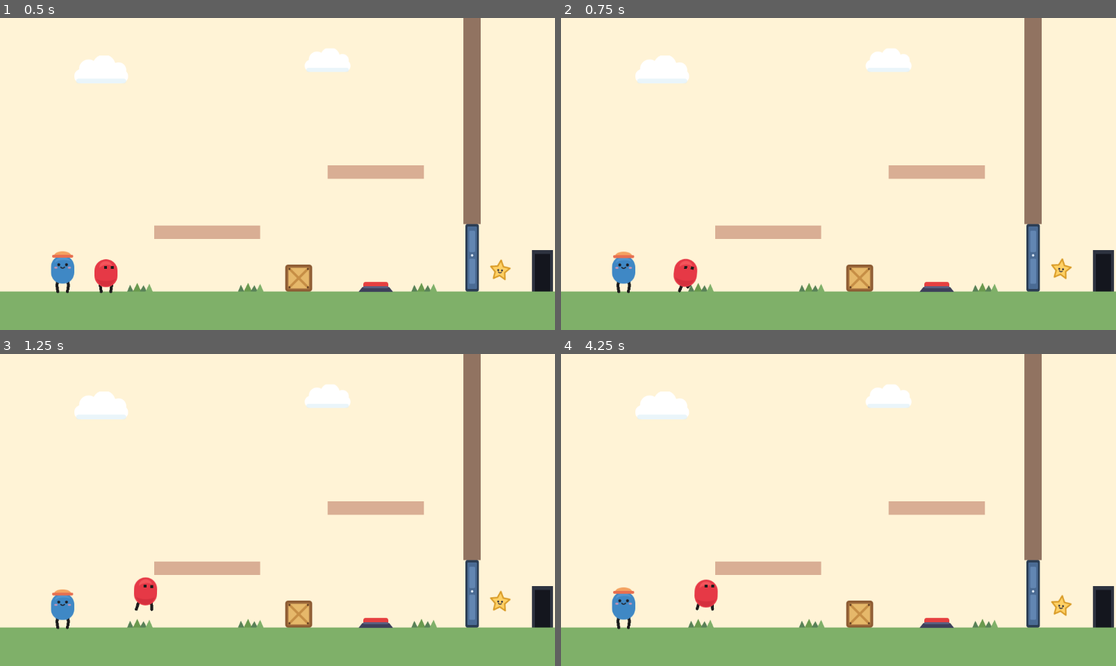
Above: before the commit, frames 1-4 (two rows, left to right).
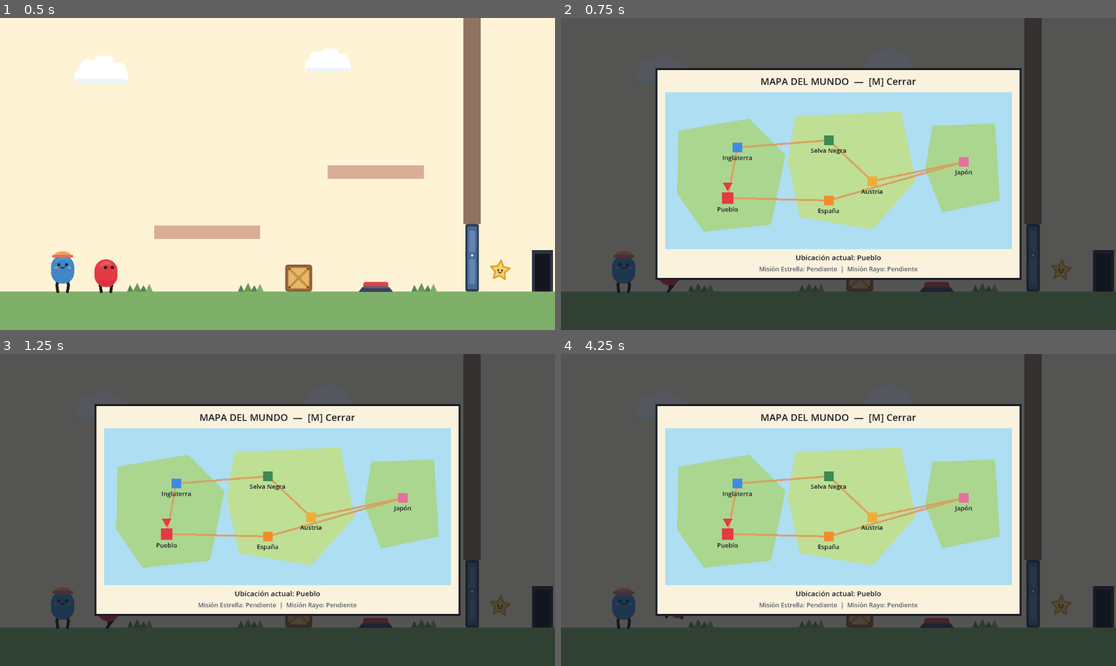
Above: after the commit, the same moments.

Repository: jberrozpe/PikuClon
Game: Godot game, scene res://escenas/nivel_prueba.tscn
The game is run twice, just before and just after one commit, with the same random seed, the same clock (stepped at 60 frames per second) and the same inputs.
Inputs:
- Up to frame 1 (0.5 s): no input
- Up to frame 2 (0.75 s): tap Enter at 0.5 s; hold D (mover_derecha) from 0.53 s (still down); tap M at 0.6 s
- Up to frame 3 (1.25 s): keep holding D (mover_derecha); tap W (saltar) at 0.77 s
- Up to frame 4 (4.25 s): tap S (agacharse) at 1.35 s; tap W (saltar) at 1.52, 3.02, 3.77 s; tap M at 1.55, 2.3, 2.85, 3.8 s; release D (mover_derecha) at 2.03 s; hold A (mover_izquierda) 2.03-2.78 s; tap E (patada) at 2.1 s; hold D (mover_derecha) from 2.78 s (still down); tap R at 3.6 s

Frame 1 is identical in both runs. In frame 2, 89% of the frame differs, in the area x 0-100%, y 0-100%; in frame 3, 89%; in frame 4, 89%.

Commit message:
Fase 9: añadir Camera2D con límites, nubes saltarinas móviles y MapaUI con tecla M

Diff:
--- /dev/null
+++ b/PikuClon/escenas/mapa_ui.tscn
@@ -0,0 +1,262 @@
+[gd_scene load_steps=2 format=3]
+
+[ext_resource type="Script" path="res://scripts/mapa_ui.gd" id="1_mapa"]
+
+[node name="MapaUI" type="CanvasLayer"]
+layer = 20
+script = ExtResource("1_mapa")
+
+[node name="Contenedor" type="Control" parent="."]
+layout_mode = 3
+anchors_preset = 15
+anchor_right = 1.0
+anchor_bottom = 1.0
+grow_horizontal = 2
+grow_vertical = 2
+
+[node name="FondoOscuro" type="ColorRect" parent="Contenedor"]
+layout_mode = 1
+anchors_preset = 15
+anchor_right = 1.0
+anchor_bottom = 1.0
+grow_horizontal = 2
+grow_vertical = 2
+color = Color(0.0705882, 0.0862745, 0.121569, 0.72)
+
+[node name="Panel" type="Control" parent="Contenedor"]
+layout_mode = 1
+anchors_preset = 8
+anchor_left = 0.5
+anchor_top = 0.5
+anchor_right = 0.5
+anchor_bottom = 0.5
+offset_left = -380.0
+offset_top = -220.0
+offset_right = 380.0
+offset_bottom = 220.0
+grow_horizontal = 2
+grow_vertical = 2
+
+[node name="Borde" type="ColorRect" parent="Contenedor/Panel"]
+layout_mode = 1
+anchors_preset = 15
+anchor_right = 1.0
+anchor_bottom = 1.0
+grow_horizontal = 2
+grow_vertical = 2
+color = Color(0.113725, 0.117647, 0.14902, 1)
+
+[node name="Fondo" type="ColorRect" parent="Contenedor/Panel"]
+layout_mode = 1
+anchors_preset = 15
+anchor_right = 1.0
+anchor_bottom = 1.0
+offset_left = 4.0
+offset_top = 4.0
+offset_right = -4.0
+offset_bottom = -4.0
+grow_horizontal = 2
+grow_vertical = 2
+color = Color(0.980392, 0.94902, 0.866667, 1)
+
+[node name="Titulo" type="Label" parent="Contenedor/Panel"]
+layout_mode = 1
+anchors_preset = 10
+anchor_right = 1.0
+offset_top = 12.0
+offset_bottom = 42.0
+grow_horizontal = 2
+theme_override_colors/font_color = Color(0.113725, 0.117647, 0.14902, 1)
+theme_override_font_sizes/font_size = 20
+text = "MAPA DEL MUNDO  —  [M] Cerrar"
+horizontal_alignment = 1
+vertical_alignment = 1
+
+[node name="MapaZona" type="Control" parent="Contenedor/Panel"]
+layout_mode = 1
+anchors_preset = 15
+anchor_right = 1.0
+anchor_bottom = 1.0
+offset_left = 20.0
+offset_top = 50.0
+offset_right = -20.0
+offset_bottom = -64.0
+grow_horizontal = 2
+grow_vertical = 2
+
+[node name="Mar" type="ColorRect" parent="Contenedor/Panel/MapaZona"]
+layout_mode = 1
+anchors_preset = 15
+anchor_right = 1.0
+anchor_bottom = 1.0
+grow_horizontal = 2
+grow_vertical = 2
+color = Color(0.678431, 0.870588, 0.94902, 1)
+
+[node name="ContinenteOeste" type="Polygon2D" parent="Contenedor/Panel/MapaZona"]
+color = Color(0.666667, 0.839216, 0.568627, 1)
+polygon = PackedVector2Array(28, 80, 175, 55, 250, 130, 220, 275, 80, 290, 25, 210)
+
+[node name="ContinenteCentro" type="Polygon2D" parent="Contenedor/Panel/MapaZona"]
+color = Color(0.752941, 0.87451, 0.588235, 1)
+polygon = PackedVector2Array(270, 50, 490, 40, 520, 185, 430, 285, 280, 260, 255, 145)
+
+[node name="IslaEste" type="Polygon2D" parent="Contenedor/Panel/MapaZona"]
+color = Color(0.666667, 0.839216, 0.568627, 1)
+polygon = PackedVector2Array(555, 70, 685, 65, 695, 225, 575, 250, 540, 160)
+
+[node name="Rutas" type="Line2D" parent="Contenedor/Panel/MapaZona"]
+points = PackedVector2Array(130, 220, 150, 115, 340, 100, 430, 185, 620, 145, 340, 225, 130, 220)
+width = 4.0
+default_color = Color(0.870588, 0.592157, 0.341176, 0.85)
+joint_mode = 2
+begin_cap_mode = 2
+end_cap_mode = 2
+
+[node name="Zonas" type="Node2D" parent="Contenedor/Panel/MapaZona"]
+
+[node name="Pueblo" type="Node2D" parent="Contenedor/Panel/MapaZona/Zonas"]
+position = Vector2(130, 220)
+
+[node name="Punto" type="Polygon2D" parent="Contenedor/Panel/MapaZona/Zonas/Pueblo"]
+color = Color(0.901961, 0.223529, 0.27451, 1)
+polygon = PackedVector2Array(-12, -12, 12, -12, 12, 12, -12, 12)
+
+[node name="Nombre" type="Label" parent="Contenedor/Panel/MapaZona/Zonas/Pueblo"]
+offset_left = -45.0
+offset_top = 14.0
+offset_right = 45.0
+offset_bottom = 36.0
+theme_override_colors/font_color = Color(0.113725, 0.117647, 0.14902, 1)
+theme_override_font_sizes/font_size = 13
+text = "Pueblo"
+horizontal_alignment = 1
+
+[node name="Inglaterra" type="Node2D" parent="Contenedor/Panel/MapaZona/Zonas"]
+position = Vector2(150, 115)
+
+[node name="Punto" type="Polygon2D" parent="Contenedor/Panel/MapaZona/Zonas/Inglaterra"]
+color = Color(0.247059, 0.54902, 0.878431, 1)
+polygon = PackedVector2Array(-10, -10, 10, -10, 10, 10, -10, 10)
+
+[node name="Nombre" type="Label" parent="Contenedor/Panel/MapaZona/Zonas/Inglaterra"]
+offset_left = -50.0
+offset_top = 12.0
+offset_right = 50.0
+offset_bottom = 34.0
+theme_override_colors/font_color = Color(0.113725, 0.117647, 0.14902, 1)
+theme_override_font_sizes/font_size = 13
+text = "Inglaterra"
+horizontal_alignment = 1
+
+[node name="Selva Negra" type="Node2D" parent="Contenedor/Panel/MapaZona/Zonas"]
+position = Vector2(340, 100)
+
+[node name="Punto" type="Polygon2D" parent="Contenedor/Panel/MapaZona/Zonas/Selva Negra"]
+color = Color(0.227451, 0.54902, 0.321569, 1)
+polygon = PackedVector2Array(-10, -10, 10, -10, 10, 10, -10, 10)
+
+[node name="Nombre" type="Label" parent="Contenedor/Panel/MapaZona/Zonas/Selva Negra"]
+offset_left = -55.0
+offset_top = 12.0
+offset_right = 55.0
+offset_bottom = 34.0
+theme_override_colors/font_color = Color(0.113725, 0.117647, 0.14902, 1)
+theme_override_font_sizes/font_size = 13
+text = "Selva Negra"
+horizontal_alignment = 1
+
+[node name="Austria" type="Node2D" parent="Contenedor/Panel/MapaZona/Zonas"]
+position = Vector2(430, 185)
+
+[node name="Punto" type="Polygon2D" parent="Contenedor/Panel/MapaZona/Zonas/Austria"]
+color = Color(0.952941, 0.678431, 0.227451, 1)
+polygon = PackedVector2Array(-10, -10, 10, -10, 10, 10, -10, 10)
+
+[node name="Nombre" type="Label" parent="Contenedor/Panel/MapaZona/Zonas/Austria"]
+offset_left = -45.0
+offset_top = 12.0
+offset_right = 45.0
+offset_bottom = 34.0
+theme_override_colors/font_color = Color(0.113725, 0.117647, 0.14902, 1)
+theme_override_font_sizes/font_size = 13
+text = "Austria"
+horizontal_alignment = 1
+
+[node name="Japón" type="Node2D" parent="Contenedor/Panel/MapaZona/Zonas"]
+position = Vector2(620, 145)
+
+[node name="Punto" type="Polygon2D" parent="Contenedor/Panel/MapaZona/Zonas/Japón"]
+color = Color(0.901961, 0.439216, 0.619608, 1)
+polygon = PackedVector2Array(-10, -10, 10, -10, 10, 10, -10, 10)
+
+[node name="Nombre" type="Label" parent="Contenedor/Panel/MapaZona/Zonas/Japón"]
+offset_left = -45.0
+offset_top = 12.0
+offset_right = 45.0
+offset_bottom = 34.0
+theme_override_colors/font_color = Color(0.113725, 0.117647, 0.14902, 1)
+theme_override_font_sizes/font_size = 13
+text = "Japón"
+horizontal_alignment = 1
+
+[node name="España" type="Node2D" parent="Contenedor/Panel/MapaZona/Zonas"]
+position = Vector2(340, 225)
+
+[node name="Punto" type="Polygon2D" parent="Contenedor/Panel/MapaZona/Zonas/España"]
+color = Color(0.952941, 0.54902, 0.156863, 1)
+polygon = PackedVector2Array(-10, -10, 10, -10, 10, 10, -10, 10)
+
+[node name="Nombre" type="Label" parent="Contenedor/Panel/MapaZona/Zonas/España"]
+offset_left = -45.0
+offset_top = 12.0
+offset_right = 45.0
+offset_bottom = 34.0
+theme_override_colors/font_color = Color(0.113725, 0.117647, 0.14902, 1)
+theme_override_font_sizes/font_size = 13
+text = "España"
+horizontal_alignment = 1
+
+[node name="MarcadorJugador" type="Polygon2D" parent="Contenedor/Panel/MapaZona"]
+z_index = 5
+position = Vector2(130, 196)
+color = Color(0.901961, 0.223529, 0.27451, 1)
+polygon = PackedVector2Array(0, 10, -10, -8, 10, -8)
+
+[node name="Pie" type="Control" parent="Contenedor/Panel"]
+layout_mode = 1
+anchors_preset = 12
+anchor_top = 1.0
+anchor_right = 1.0
+anchor_bottom = 1.0
+offset_left = 20.0
+offset_top = -58.0
+offset_right = -20.0
+offset_bottom = -10.0
+grow_horizontal = 2
+grow_vertical = 0
+
+[node name="EtiquetaZona" type="Label" parent="Contenedor/Panel/Pie"]
+layout_mode = 1
+anchors_preset = 10
+anchor_right = 1.0
+offset_bottom = 22.0
+grow_horizontal = 2
+theme_override_colors/font_color = Color(0.113725, 0.117647, 0.14902, 1)
+theme_override_font_sizes/font_size = 15
+text = "Ubicación actual: Pueblo"
+horizontal_alignment = 1
+
+[node name="EtiquetaMisiones" type="Label" parent="Contenedor/Panel/Pie"]
+layout_mode = 1
+anchors_preset = 12
+anchor_top = 1.0
+anchor_right = 1.0
+anchor_bottom = 1.0
+offset_top = -22.0
+grow_horizontal = 2
+grow_vertical = 0
+theme_override_colors/font_color = Color(0.32, 0.34, 0.4, 1)
+theme_override_font_sizes/font_size = 13
+text = "Misión Estrella: Pendiente  |  Misión Rayo: Pendiente"
+horizontal_alignment = 1
--- a/PikuClon/escenas/nivel_2.tscn
+++ b/PikuClon/escenas/nivel_2.tscn
@@ -12,6 +12,7 @@
 [ext_resource type="Texture2D" path="res://recursos/sprites/caja_rayo.svg" id="10_caja_rayo_sprite"]
 [ext_resource type="Texture2D" path="res://recursos/sprites/pelota_rayo.svg" id="11_pelota_sprite"]
 [ext_resource type="AudioStream" path="res://recursos/sonidos/estrella.wav" id="12_sonido_exito"]
+[ext_resource type="PackedScene" path="res://escenas/nube_plataforma.tscn" id="13_nube_plat"]
 
 [sub_resource type="RectangleShape2D" id="RectangleShape2D_suelo"]
 size = Vector2(1152, 80)
@@ -227,6 +228,24 @@
 [node name="SonidoPatada" type="AudioStreamPlayer" parent="Jugador"]
 stream = ExtResource("4_patada")
 
+[node name="Camera2D" type="Camera2D" parent="Jugador"]
+limit_left = 0
+limit_top = 0
+limit_right = 1152
+limit_bottom = 648
+position_smoothing_enabled = true
+position_smoothing_speed = 7.0
+
+[node name="NubePlataforma1" parent="." instance=ExtResource("13_nube_plat")]
+position = Vector2(510, 440)
+desplazamiento = Vector2(0, -70)
+velocidad = 1.8
+
+[node name="NubePlataforma2" parent="." instance=ExtResource("13_nube_plat")]
+position = Vector2(730, 260)
+desplazamiento = Vector2(120, 0)
+velocidad = 1.4
+
 [node name="DonQuesito" parent="." instance=ExtResource("8_quesito")]
 position = Vector2(235, 568)
 
--- a/PikuClon/escenas/nivel_prueba.tscn
+++ b/PikuClon/escenas/nivel_prueba.tscn
@@ -194,6 +194,14 @@
 [node name="SonidoPatada" type="AudioStreamPlayer" parent="Jugador"]
 stream = ExtResource("8_patada")
 
+[node name="Camera2D" type="Camera2D" parent="Jugador"]
+limit_left = 0
+limit_top = 0
+limit_right = 1152
+limit_bottom = 648
+position_smoothing_enabled = true
+position_smoothing_speed = 7.0
+
 [node name="Interruptor" parent="." instance=ExtResource("2_interruptor")]
 position = Vector2(780, 568)
 
--- /dev/null
+++ b/PikuClon/escenas/nube_plataforma.tscn
@@ -0,0 +1,28 @@
+[gd_scene load_steps=5 format=3]
+
+[ext_resource type="Script" path="res://scripts/nube_plataforma.gd" id="1_nube"]
+[ext_resource type="Texture2D" path="res://recursos/sprites/nube_plataforma.svg" id="2_sprite"]
+
+[sub_resource type="RectangleShape2D" id="RectangleShape2D_nube"]
+size = Vector2(124, 20)
+
+[sub_resource type="RectangleShape2D" id="RectangleShape2D_detector"]
+size = Vector2(116, 10)
+
+[node name="NubePlataforma" type="AnimatableBody2D"]
+sync_to_physics = false
+script = ExtResource("1_nube")
+
+[node name="Visual" type="Sprite2D" parent="."]
+texture = ExtResource("2_sprite")
+
+[node name="CollisionShape2D" type="CollisionShape2D" parent="."]
+position = Vector2(0, -2)
+shape = SubResource("RectangleShape2D_nube")
+one_way_collision = true
+
+[node name="DetectorPisar" type="Area2D" parent="."]
+position = Vector2(0, -14)
+
+[node name="CollisionShape2D" type="CollisionShape2D" parent="DetectorPisar"]
+shape = SubResource("RectangleShape2D_detector")
--- a/PikuClon/project.godot
+++ b/PikuClon/project.godot
@@ -18,6 +18,7 @@
 [autoload]
 
 GameState="*res://scripts/game_state.gd"
+MapaUI="*res://escenas/mapa_ui.tscn"
 
 [rendering]
 
--- /dev/null
+++ b/PikuClon/recursos/sprites/nube_plataforma.svg
@@ -0,0 +1,13 @@
+<svg xmlns="http://www.w3.org/2000/svg" width="140" height="48" viewBox="0 0 140 48">
+  <rect x="10" y="16" width="120" height="26" rx="13" ry="13" fill="#FFFFFF" stroke="#B8D8E8" stroke-width="2.5"/>
+  <circle cx="38" cy="18" r="14" fill="#FFFFFF"/>
+  <circle cx="70" cy="14" r="17" fill="#FFFFFF"/>
+  <circle cx="102" cy="18" r="14" fill="#FFFFFF"/>
+  <path d="M24 16 Q70 8 116 16" fill="none" stroke="#FFFFFF" stroke-width="8" stroke-linecap="round"/>
+  <!-- Cute smiling face -->
+  <circle cx="58" cy="24" r="2.2" fill="#2B2D42"/>
+  <circle cx="82" cy="24" r="2.2" fill="#2B2D42"/>
+  <ellipse cx="51" cy="28" rx="3.2" ry="1.8" fill="#FF99AC" opacity="0.7"/>
+  <ellipse cx="89" cy="28" rx="3.2" ry="1.8" fill="#FF99AC" opacity="0.7"/>
+  <path d="M66 27 Q70 31 74 27" fill="none" stroke="#2B2D42" stroke-width="2" stroke-linecap="round"/>
+</svg>
--- a/PikuClon/scripts/game_state.gd
+++ b/PikuClon/scripts/game_state.gd
@@ -9,6 +9,7 @@
 var rayo_en_caja: bool = false
 var mision_quesito_completada: bool = false
 var punto_aparicion: String = ""
+var zona_actual: String = "Pueblo"
 
 
 func ir_a_escena(ruta_escena: String, id_punto_aparicion: String = "") -> void:
--- a/PikuClon/scripts/jugador.gd
+++ b/PikuClon/scripts/jugador.gd
@@ -20,6 +20,16 @@
 @export var fuerza_patada_x: float = 520.0
 @export var fuerza_patada_y: float = -260.0
 @export var enfriamiento_patada: float = 0.32
+
+@export_group("Camara")
+@export var camara_limite_izquierdo: int = 0
+@export var camara_limite_superior: int = 0
+@export var camara_limite_derecho: int = 1152
+@export var camara_limite_inferior: int = 648
+@export var camara_suavizado: float = 7.0
+
+@export_group("Nivel")
+@export var nombre_zona: String = "Pueblo"
 
 var direccion_mirada: float = 1.0
 var tiempo_caminar: float = 0.0
@@ -45,6 +55,24 @@
 	_configurar_controles()
 	efecto_patada.visible = false
 	_aplicar_punto_aparicion()
+	_configurar_camara()
+	GameState.zona_actual = nombre_zona
+	GameState.mision_actualizada.emit()
+
+
+func _configurar_camara() -> void:
+	var camara: Camera2D = get_node_or_null("Camera2D")
+	if camara == null:
+		camara = Camera2D.new()
+		camara.name = "Camera2D"
+		add_child(camara)
+	camara.limit_left = camara_limite_izquierdo
+	camara.limit_top = camara_limite_superior
+	camara.limit_right = camara_limite_derecho
+	camara.limit_bottom = camara_limite_inferior
+	camara.position_smoothing_enabled = true
+	camara.position_smoothing_speed = camara_suavizado
+	camara.enabled = true
 
 
 func _aplicar_punto_aparicion() -> void:
--- /dev/null
+++ b/PikuClon/scripts/mapa_ui.gd
@@ -0,0 +1,43 @@
+extends CanvasLayer
+
+@onready var contenedor: Control = $Contenedor
+@onready var marcador_jugador: Polygon2D = $Contenedor/Panel/MapaZona/MarcadorJugador
+@onready var etiqueta_zona: Label = $Contenedor/Panel/Pie/EtiquetaZona
+@onready var etiqueta_misiones: Label = $Contenedor/Panel/Pie/EtiquetaMisiones
+@onready var zonas_contenedor: Node2D = $Contenedor/Panel/MapaZona/Zonas
+
+
+func _ready() -> void:
+	process_mode = Node.PROCESS_MODE_ALWAYS
+	contenedor.visible = false
+	GameState.mision_actualizada.connect(_actualizar_mapa)
+	_actualizar_mapa()
+
+
+func _unhandled_input(event: InputEvent) -> void:
+	if event is InputEventKey and event.pressed and not event.echo and event.keycode == KEY_M:
+		_alternar_mapa()
+
+
+func _alternar_mapa() -> void:
+	contenedor.visible = not contenedor.visible
+	get_tree().paused = contenedor.visible
+	if contenedor.visible:
+		_actualizar_mapa()
+
+
+func _actualizar_mapa() -> void:
+	etiqueta_zona.text = "Ubicación actual: " + GameState.zona_actual
+
+	var estado_estrella := "Completada" if GameState.mision_completada else ("Estrella recogida" if GameState.estrella_recogida else "Pendiente")
+	var estado_rayo := "Completada" if GameState.mision_quesito_completada else ("Rayo en caja" if GameState.rayo_en_caja else "Pendiente")
+	etiqueta_misiones.text = "Misión Estrella: %s  |  Misión Rayo: %s" % [estado_estrella, estado_rayo]
+
+	var nodo_zona := zonas_contenedor.get_node_or_null(GameState.zona_actual)
+	if nodo_zona is Node2D:
+		marcador_jugador.position = (nodo_zona as Node2D).position + Vector2(0.0, -24.0)
+		marcador_jugador.visible = true
+	else:
+		var pueblo := zonas_contenedor.get_node_or_null("Pueblo")
+		if pueblo is Node2D:
+			marcador_jugador.position = (pueblo as Node2D).position + Vector2(0.0, -24.0)
--- /dev/null
+++ b/PikuClon/scripts/nube_plataforma.gd
@@ -0,0 +1,34 @@
+extends AnimatableBody2D
+
+@export var desplazamiento: Vector2 = Vector2(0.0, -50.0)
+@export var velocidad: float = 1.6
+@export var desfase_inicial: float = 0.0
+
+var _posicion_inicial: Vector2 = Vector2.ZERO
+var _tiempo: float = 0.0
+var _rebote_y: float = 0.0
+
+@onready var visual: Sprite2D = $Visual
+@onready var detector_pisar: Area2D = $DetectorPisar
+
+
+func _ready() -> void:
+	_posicion_inicial = position
+	_tiempo = desfase_inicial
+	detector_pisar.body_entered.connect(_on_body_entered)
+
+
+func _physics_process(delta: float) -> void:
+	_tiempo += delta * velocidad
+	var factor := (1.0 - cos(_tiempo)) * 0.5
+	position = _posicion_inicial + desplazamiento * factor
+
+	_rebote_y = lerpf(_rebote_y, 0.0, clampf(12.0 * delta, 0.0, 1.0))
+	visual.position.y = _rebote_y
+	visual.scale = visual.scale.lerp(Vector2.ONE, clampf(12.0 * delta, 0.0, 1.0))
+
+
+func _on_body_entered(body: Node2D) -> void:
+	if body is CharacterBody2D:
+		_rebote_y = 6.0
+		visual.scale = Vector2(1.12, 0.82)
Not shown: 1 places in PikuClon/escenas/nivel_2.tscn that only renumber resources
